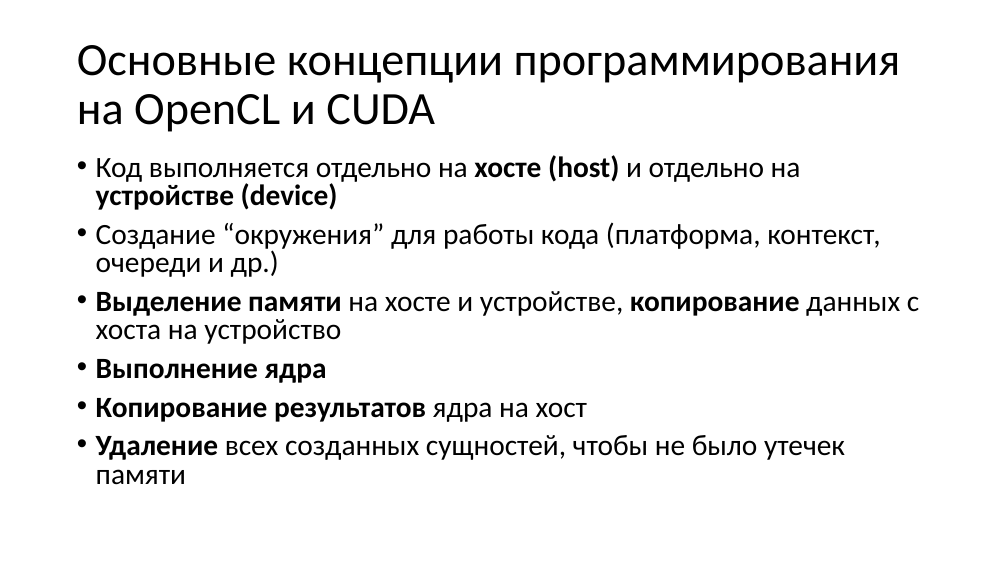
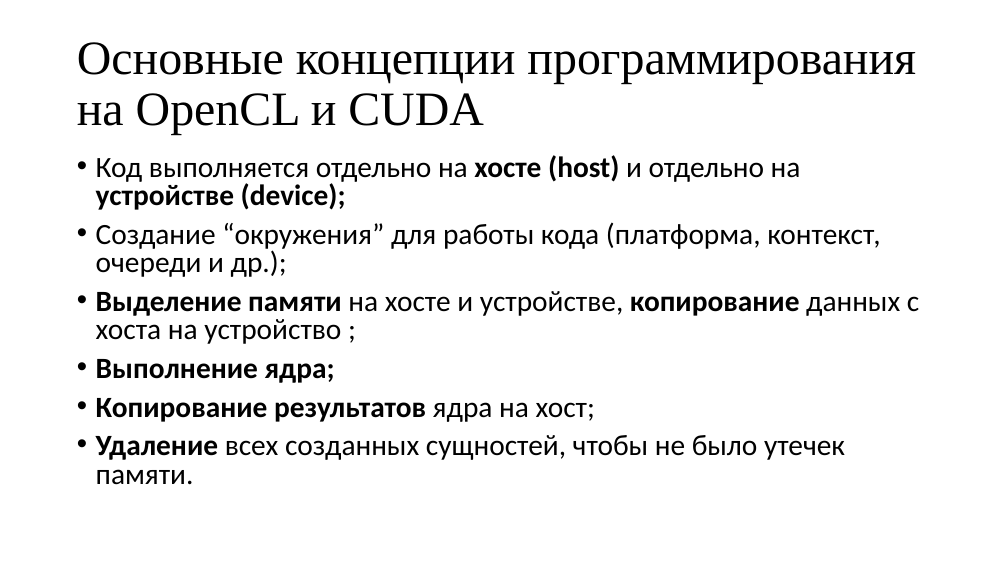
Before and after one commit to pezkov/gpu_course, a slide deck: slide 15 of presentations/Вычисления на GPU.pptx. Drawn at 1008x567 pixels with LibreOffice and Linux fonts; fonts in the diff are those of the drawing. Boxes give left, top, right and bottom in pixels: in the first picture for what was removed or moved away, otherwise in the second. Text is boxed around its words. In the diff, an @@ line names an element or a change of style, - is before the commit and + after.

```diff
--- a/presentations/Вычисления на GPU.pptx
+++ b/presentations/Вычисления на GPU.pptx
@@ title "Основные концепции программирования на OpenCL ..." at bbox=[77, 42, 916, 135]: size 44 to 45.6 pt, font Calibri to Times New Roman; line spacing 0.9 to 0.89 @@
@@ text at bbox=[96, 155, 919, 485]: text changed @@
-• Код выполняется отдельно на хосте (host) и отдельно на устройстве (device)
-• Создание “окружения” для работы кода (платформа, контекст, очереди и др.)
-• Выделение памяти на хосте и устройстве, копирование данных с хоста на устройство
-• Выполнение ядра
-• Копирование результатов ядра на хост
-• Удаление всех созданных сущностей, чтобы не было утечек памяти
+• Код выполняется отдельно на хосте (host) и отдельно на устройстве (device);
+• Создание “окружения” для работы кода (платформа, контекст, очереди и др.);
+• Выделение памяти на хосте и устройстве, копирование данных с хоста на устройство ;
+• Выполнение ядра;
+• Копирование результатов ядра на хост;
+• Удаление всех созданных сущностей, чтобы не было утечек памяти.
```
Also in this commit, not shown: 20 other slides changed, 1 other file.
